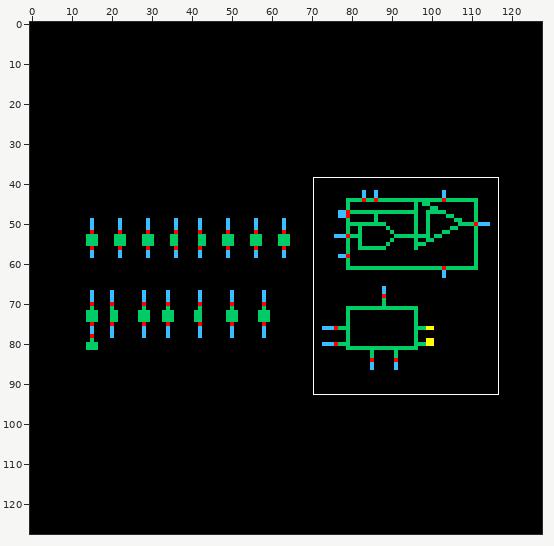
One commit to this sprite sheet: final_project/zz_ADC/schematic/thumbnail_128x128.png. The first picture is a wide view before the edit; the outline marks the close-up.
Close-up. Earlier state:
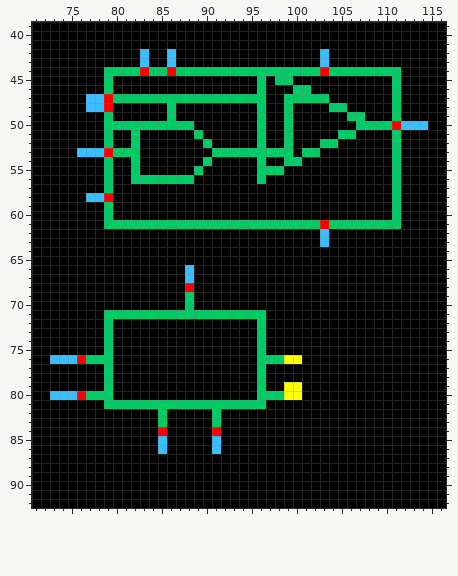
The file is 128x128 pixels. Shown: x 71..116, y 39..92. The commit also changed other parts of the picture, which this record leaves out.
The result:
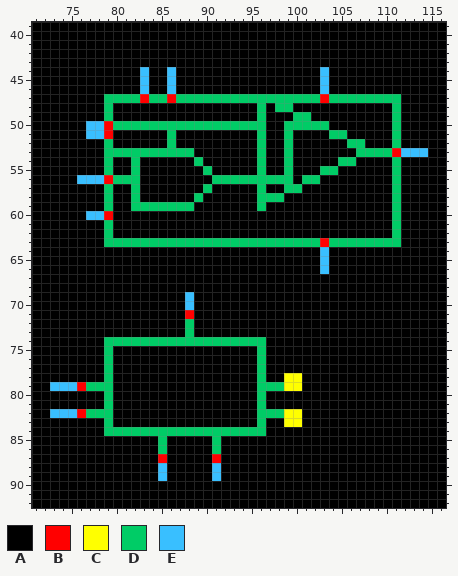
Palette (. is transparent): A #000000  B #ff0000  C #ffff00  D #00cc66  E #39bfff
What changed:
Changed rows in their new state; - is an unchanged pixel.
first column x 73:
42 ----------A--A----------------A-----------
43 ----------A--A----------------A-----------
44 ------AAAAEAAEAAAAAAAAAAAAAAAAEAAAAAAAA---
45 ------A---E--E---------A-AA---E-------A---
46 ------A---E--E---------A---AA-E-------A---
47 ----AAD---B--B----------DD----BDDDDDDD----
48 ----AAD------A-----------D-----AA---------
49 -------------A------------ADD----AA-------
50 ----EEB---------DDDDDDD----DDDD---AAAADAAA
51 ----EEB--A---D--A--------------D-A--------
52 ---------A---D---A------------AA-DD-------
53 ---AAAD---DDDDDD--AAAAA-AA--AA----DDDDBEEE
54 ----------------DA---------A----DD--------
55 ----------------AD------AAD---DD----------
56 ---EEEBDD-AAAAAA--DDDDD-DDD-DD------------
57 ---------D-------D-----D--DD--------------
58 ----AAD--D------D------DDD----------------
59 ---------DDDDDDD-------D------------------
60 ----EEB-----------------------------------
61 -------AAAAAAAAAAAAAAAAAAAAAAAAAAAAAAA----
62 ------D-----------------------A-------D---
63 ------DDDDDDDDDDDDDDDDDDDDDDDDBDDDDDDDD---
64 ------------------------------E-----------
65 ------------------------------E-----------
66 ---------------A--------------E-----------
67 ---------------A--------------------------
68 ---------------A--------------------------
69 ---------------E--------------------------
70 ---------------E--------------------------
71 ------AAAAAAAAABAAAAAAAA------------------
72 ------A--------D-------A------------------
73 ------A--------D-------A------------------
74 -------DDDDDDDDDDDDDDDD-------------------
76 AAAAAA------------------AAAA--------------
78 --------------------------CC--------------
79 EEEBDD------------------DD----------------
80 AAAAAA------------------AAAA--------------
81 -------AAAAAAAAAAAAAAAA-------------------
82 EEEBDDD-----A-----A----DDDCC--------------
83 ------D-----A-----A----D--CC--------------
84 ------DDDDDDDDDDDDDDDDDD------------------
85 ------------D-----D-----------------------
86 ------------D-----D-----------------------
87 ------------B-----B-----------------------
88 ------------E-----E-----------------------
89 ------------E-----E-----------------------
Boxes around the changes in both close-ups, in picture pixels (x1, y1, x2, y2):
changed: (50, 49, 428, 481)
